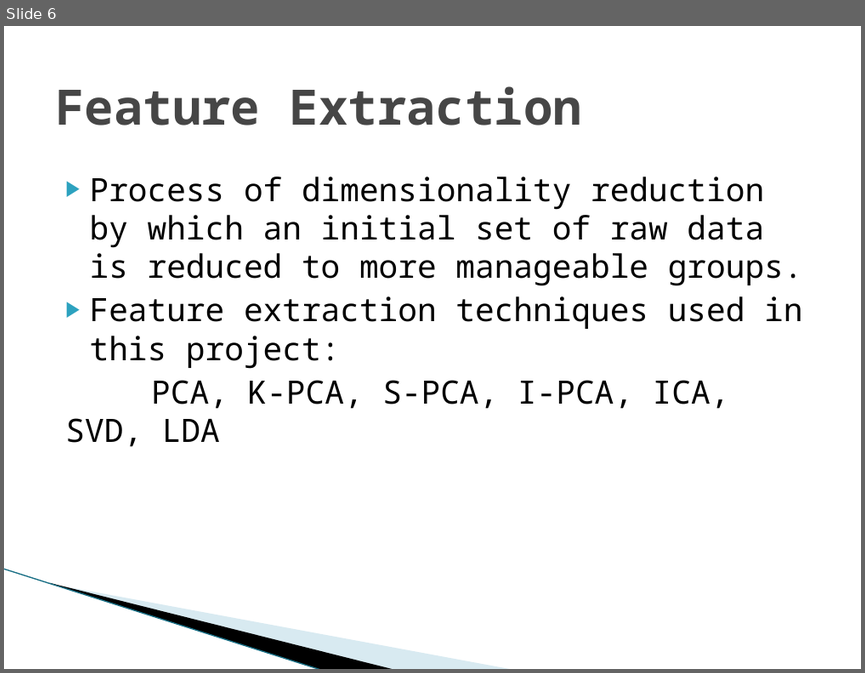
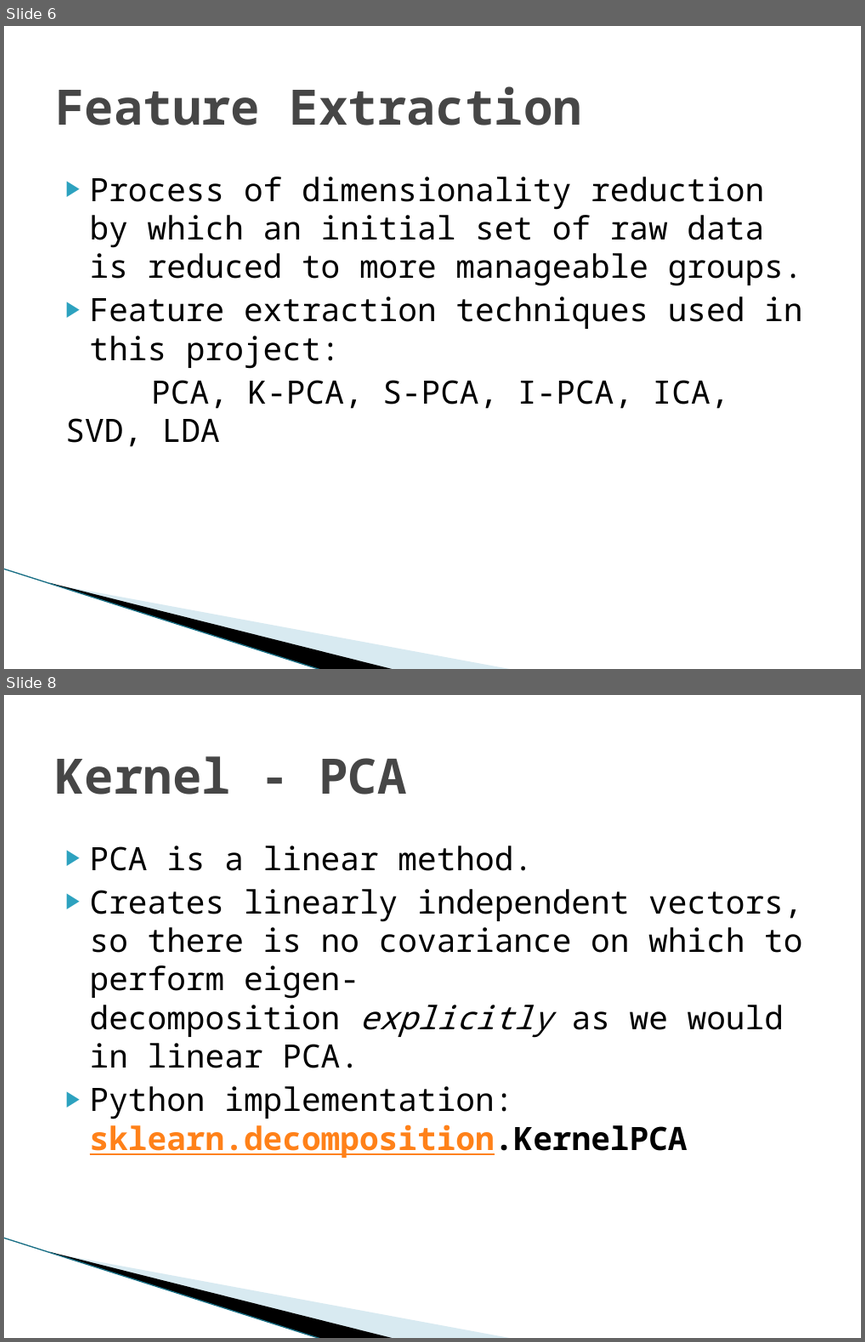
Before and after one commit to Ray784/mini_project, a slide deck: Project ppt.pptx. Shown one above the other, each under a label of ours: slide 6 before the commit, slides 6 and 8 after it; the slides between them are not shown. The pictures are 865x673 and 865x1342 pixels, drawn with LibreOffice and Linux fonts; fonts in the diff are those of the drawing; background and template pictures are left out. Boxes give left, top, right and bottom in pixels: in the first picture for what was removed or moved away, otherwise in the second. Text is boxed around its words. In the diff, an @@ line names an element or a change of style, - is before the commit and + after.

```diff
--- a/Project ppt.pptx
+++ b/Project ppt.pptx
@@ slide 8 added at <box>4,695,861,1338</box>, background #FFFFFF; not listed: 3 template elements that a slide beside it also shows @@
@@ title added at <box>55,756,406,794</box>, 41 pt, text #464646, bold @@
+Kernel - PCA
@@ text added at <box>90,845,802,1157</box>, 27 pt, text #000000 @@
+▶ PCA is a linear method.
+▶ Creates linearly independent vectors, so there is no covariance on which to perform eigen-decomposition explicitly as we would in linear PCA.
+▶ Python implementation: sklearn.decomposition.KernelPCA
```
Also in this commit, not shown: 1 slide changed, 4 other slides added, 2 other files.
